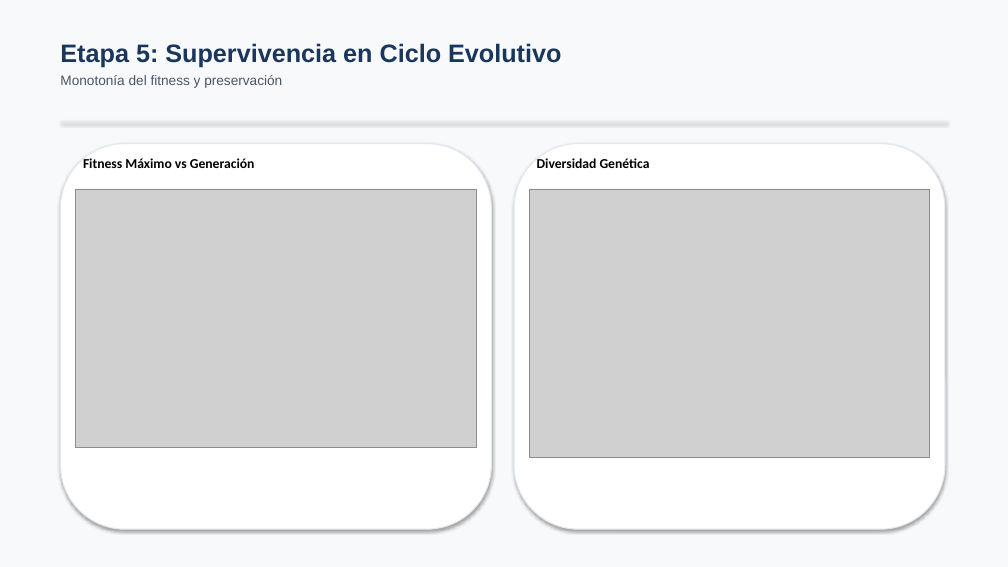
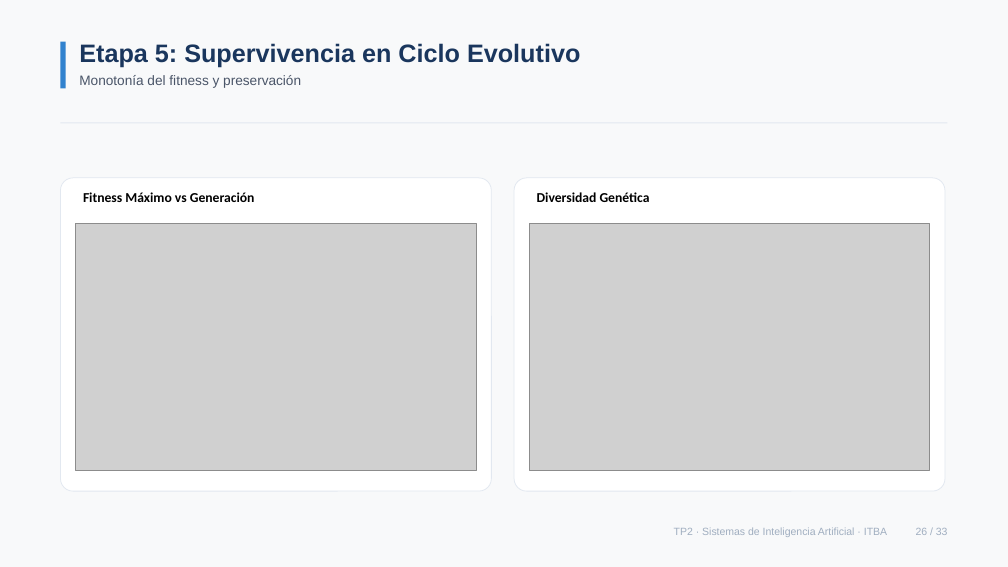
Before and after one commit to cgarros33/sia-tp2, a slide deck: slide 26 of docs/presentacion/presentacion_tp2.pptx. Drawn at 1008x567 pixels with LibreOffice and Linux fonts; fonts in the diff are those of the drawing; grey boxes stand for pictures. Boxes give left, top, right and bottom in pixels: in the first picture for what was removed or moved away, otherwise in the second. Text is boxed around its words. In the diff, an @@ line names an element or a change of style, - is before the commit and + after.

```diff
--- a/docs/presentacion/presentacion_tp2.pptx
+++ b/docs/presentacion/presentacion_tp2.pptx
@@ rectangle at [0, 0, 1008, 567]: shadow off @@
@@ rectangle added at [60, 42, 66, 88], fill #3182CE @@
@@ text "Etapa 5: Supervivencia en Ciclo ...": place and size @@
-text "Etapa 5: Supervivencia en Ciclo ..." at [60, 43, 561, 88]
+text "Etapa 5: Supervivencia en Ciclo ..." at [79, 43, 580, 88]
@@ rectangle at [60, 123, 948, 123]: shadow off @@
@@ rounded rectangle: place and size @@
-rounded rectangle at [60, 144, 492, 529]
+rounded rectangle at [60, 178, 492, 491]
@@ rounded rectangle at [60, 178, 492, 491]: outline #E2E8F0 1 pt to #E2E8F0 0.75 pt; shadow off; proportions changed @@
@@ rounded rectangle at [514, 178, 945, 491]: outline #E2E8F0 1 pt to #E2E8F0 0.75 pt; shadow off; proportions changed @@
@@ rounded rectangle: place and size @@
-rounded rectangle at [514, 144, 945, 529]
+rounded rectangle at [514, 178, 945, 491]
@@ text "Fitness Máximo vs Generación": place and size @@
-text "Fitness Máximo vs Generación" at [83, 158, 255, 168]
+text "Fitness Máximo vs Generación" at [83, 192, 255, 202]
@@ text "Diversidad Genética": place and size @@
-text "Diversidad Genética" at [537, 158, 650, 168]
+text "Diversidad Genética" at [537, 192, 650, 202]
@@ picture: place and size @@
-picture at [76, 189, 476, 448]
+picture at [76, 223, 476, 470]
@@ picture: place and size @@
-picture at [529, 189, 930, 457]
+picture at [529, 223, 930, 470]
@@ text added at [674, 527, 948, 537], 10 pt, text #A0AEC0 @@
+TP2 · Sistemas de Inteligencia Artificial · ITBA 26 / 33
```
Also in this commit, not shown: 32 other slides changed, 1 other file.
